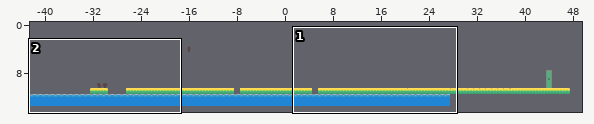
A Tiled map gets an edit: data/maps/level9.tmx. Above: a wide view before the commit, with the close-up outlined.
Close-up. First the earlier version:
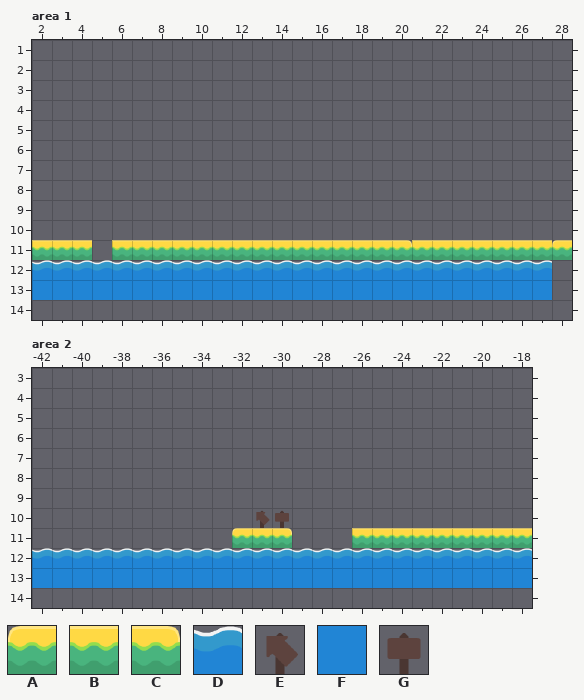
Cells are 64x64 px. Shown: area 1 x 2..28, y 1..14; area 2 x -42..-18, y 3..14. The commit also changed other parts of the map, which this record leaves out. The old version is drawn lined up with the new one.
Key: from "tiles": A 67, B 68, C 69, D 232, E 238, F 254, G 263.
_ is an empty cell.
Layer "Tile Layer 1" before, area 1, first column x 2:
 1 ___________________________
 2 ___________________________
 3 ___________________________
 4 ___________________________
 5 ___________________________
 6 ___________________________
 7 ___________________________
 8 ___________________________
 9 ___________________________
10 ___________________________
11 BBB_BBBBBBBBBBBBBBCBBBBBBBA
12 DDDDDDDDDDDDDDDDDDDDDDDDDD_
13 FFFFFFFFFFFFFFFFFFFFFFFFFF_
14 ___________________________
Layer "Tile Layer 1" before, area 2, first column x -42:
 3 _________________________
 4 _________________________
 5 _________________________
 6 _________________________
 7 _________________________
 8 _________________________
 9 _________________________
10 ___________EG____________
11 __________ABC___BBBBBBBBB
12 DDDDDDDDDDDDDDDDDDDDDDDDD
13 FFFFFFFFFFFFFFFFFFFFFFFFF
14 _________________________
And afterwards:
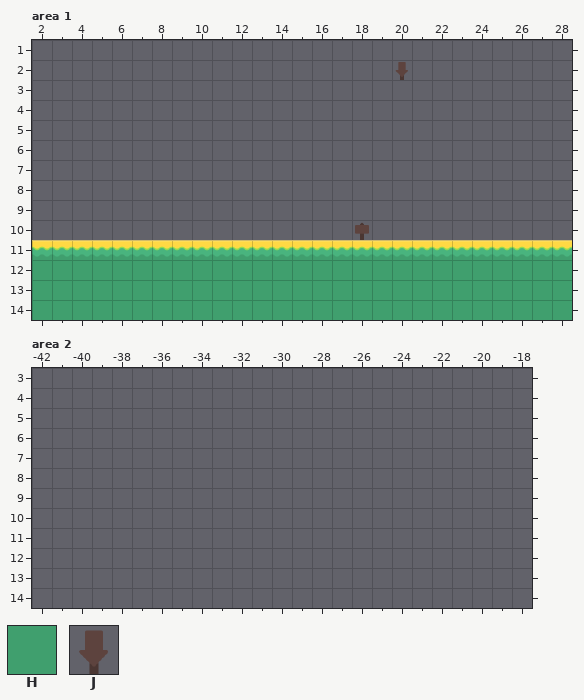
Further tiles: from "tiles": H 66, J 259.
Difference:
map size 100x15 -> 50x15 cells (old content now starts at -42,-1; both pictures use the new coordinates)
Layer "Tile Layer 1", area 1:
y 2: x 20 _ -> J
y 10: x 18 _ -> G
y 11: x 5 _ -> B; x 20 C -> B; x 28 A -> B
y 12: x 2..28 DDDDDDDDDDDDDDDDDDDDDDDDDD_ -> HHHHHHHHHHHHHHHHHHHHHHHHHHH
y 13: x 2..28 FFFFFFFFFFFFFFFFFFFFFFFFFF_ -> HHHHHHHHHHHHHHHHHHHHHHHHHHH
y 14: x 2..28 ___________________________ -> HHHHHHHHHHHHHHHHHHHHHHHHHHH
Layer "Tile Layer 1", area 2:
y 10: x -31..-30 EG -> __
y 11: x -32..-30 ABC -> ___; x -26..-18 BBBBBBBBB -> _________
y 12: x -42..-18 DDDDDDDDDDDDDDDDDDDDDDDDD -> _________________________
y 13: x -42..-18 FFFFFFFFFFFFFFFFFFFFFFFFF -> _________________________
